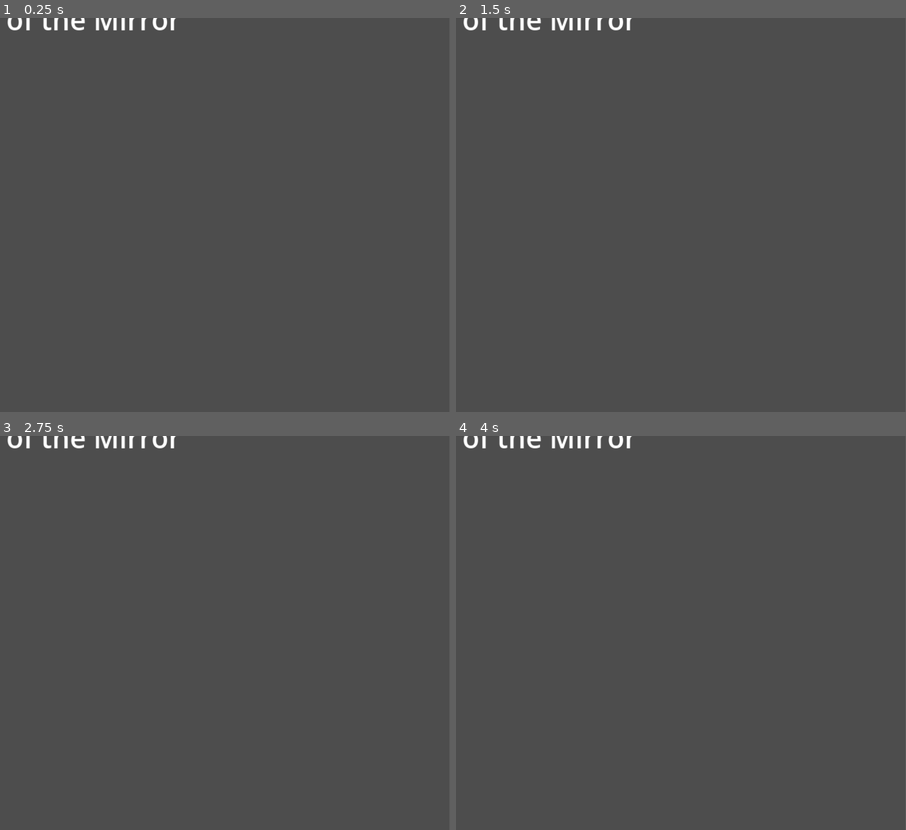
Above: before the commit, frames 1-4 (two rows, left to right).
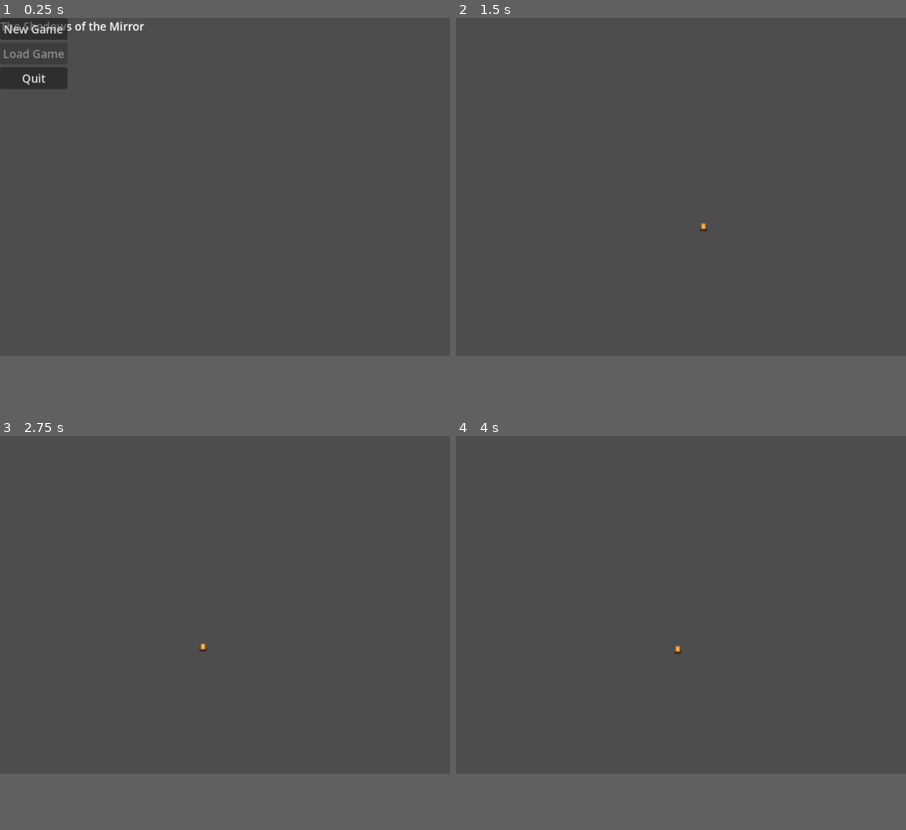
Above: after the commit, the same moments.

Repository: jjmcnerney/the-shadows-of-the-mirror
Game: Godot game, scene res://scenes/main/main_menu.tscn
The game is run twice, just before and just after one commit, with the same random seed, the same clock (stepped at 60 frames per second) and the same inputs.
Inputs (mouse positions are in pixels of both pictures, inside the frame that each line leads up to):
- Up to frame 1 (0.25 s): no input
- Up to frame 2 (1.5 s): click (487, 29) at 0.5 s, where only the run after the commit has a clickable "New Game"; tap Enter at 1.25 s; hold D (move_right) from 1.28 s (still down); hold J (attack) from 1.28 s (still down)
- Up to frame 3 (2.75 s): keep holding D (move_right); tap W (move_up) at 1.52, 2.27 s; tap Space (interact) at 2 s; release J (attack) at 2.03 s; tap K (bow) at 2.1 s
- Up to frame 4 (4 s): tap Enter at 2.75 s; release D (move_right) at 2.78 s; hold A (move_left) 2.78-3.53 s; hold Space (interact) 2.78-3.53 s; hold D (move_right) from 3.53 s (still down); tap L (item) at 3.6 s; tap W (move_up) at 3.77 s
In our replay, the window is 799x700 before the commit and 800x600 after it. These sizes can differ from the game's own. Grey fills any space a smaller window leaves; there, only what the larger window draws over its background counts as a difference.

The runs differ from the first frame. In frame 1, 2.0% of the frame differs, in the area x 0-40%, y 0-18%; in frame 2, 0.5%; in frame 3, 0.5%; in frame 4, 0.5%.

Commit message:
Fix main menu rendering on Windows export
- ColorRect: layout_mode=2 (full rect) instead of 1 (container) - was 0-size
- All UI coords: scaled for 640x480 window instead of 256x224 viewport
- Window: 640x480 windowed mode, canvas_items stretch + keep aspect
- Re-exported shadows_of_the_mirror.zip (39MB)

Diff:
--- a/project.godot
+++ b/project.godot
@@ -18,7 +18,9 @@
 
 window/size/viewport_width=256
 window/size/viewport_height=224
-window/size/mode=2
+window/size/mode=1
+window/size/viewport_width=640
+window/size/viewport_height=480
 window/stretch/mode="canvas_items"
 window/stretch/aspect="keep"
 window/handheld/orientation=0
--- a/scenes/main/main_menu.tscn
+++ b/scenes/main/main_menu.tscn
@@ -7,24 +7,25 @@
 
 [node name="Background" type="ColorRect" parent="."]
 color = Color(0.05, 0.05, 0.1, 1)
-layout_mode = 1
+layout_mode = 2
 anchors_preset = 15
 
 [node name="Title" type="Label" parent="."]
 text = "The Shadows of the Mirror"
 horizontal_alignment = 1
-layout_mode = 3
+layout_mode = 2
 anchors_preset = 8
-anchors_margin_top = 80.0
-anchors_margin_bottom = 140.0
+anchors_margin_top = 15.0
+theme_override_font_sizes/font_size = 16
 
 [node name="Buttons" type="VBoxContainer" parent="."]
-layout_mode = 3
-anchors_preset = 7
-anchors_margin_left = 320.0
-anchors_margin_top = 200.0
-anchors_margin_right = 440.0
-anchors_margin_bottom = 340.0
+layout_mode = 2
+anchors_preset = 14
+anchors_margin_left = 68.0
+anchors_margin_top = 60.0
+anchors_margin_right = 188.0
+anchors_margin_bottom = 160.0
+separation = 8
 
 [node name="NewGame" type="Button" parent="Buttons"]
 text = "New Game"
Not shown, added: assets/audio/sfx/boss_hurt.ogg.import
Not shown, added: assets/audio/sfx/bow_twang.ogg.import
Not shown, added: assets/audio/sfx/charge_spin.ogg.import
Not shown, added: assets/audio/sfx/enemy_hurt.ogg.import
Not shown, added: assets/audio/sfx/error.ogg.import
Not shown, added: assets/audio/sfx/player_hurt.ogg.import
Not shown, added: assets/audio/sfx/sword_swish.ogg.import
Not shown, added: assets/audio/sfx/boss_hurt.ogg
Not shown, added: assets/audio/sfx/error.ogg
